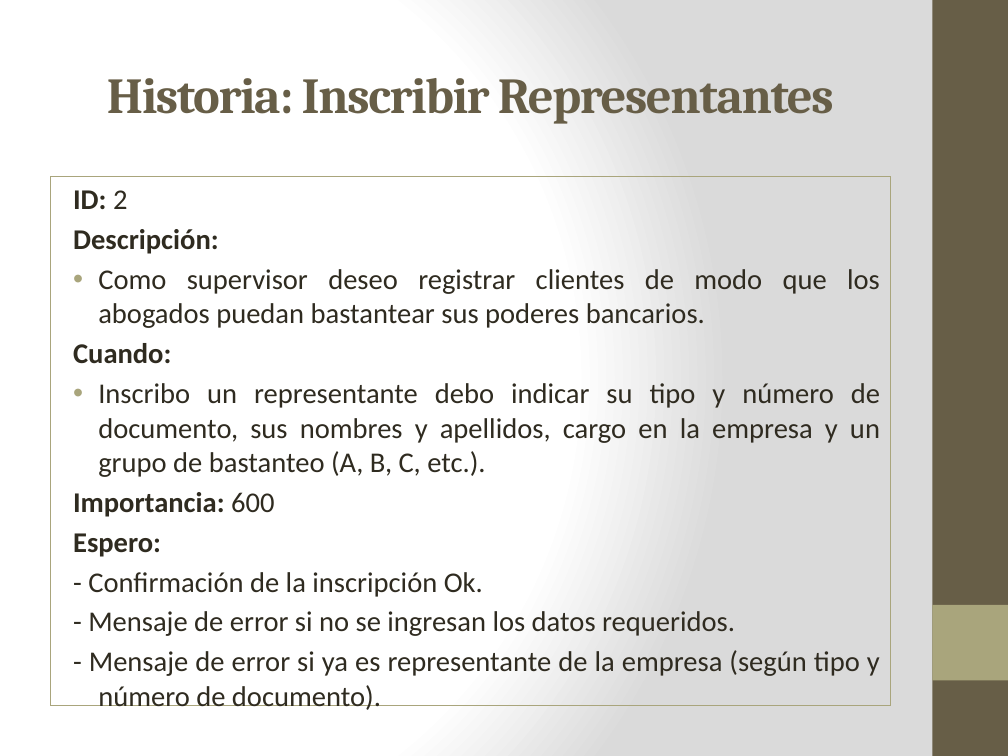
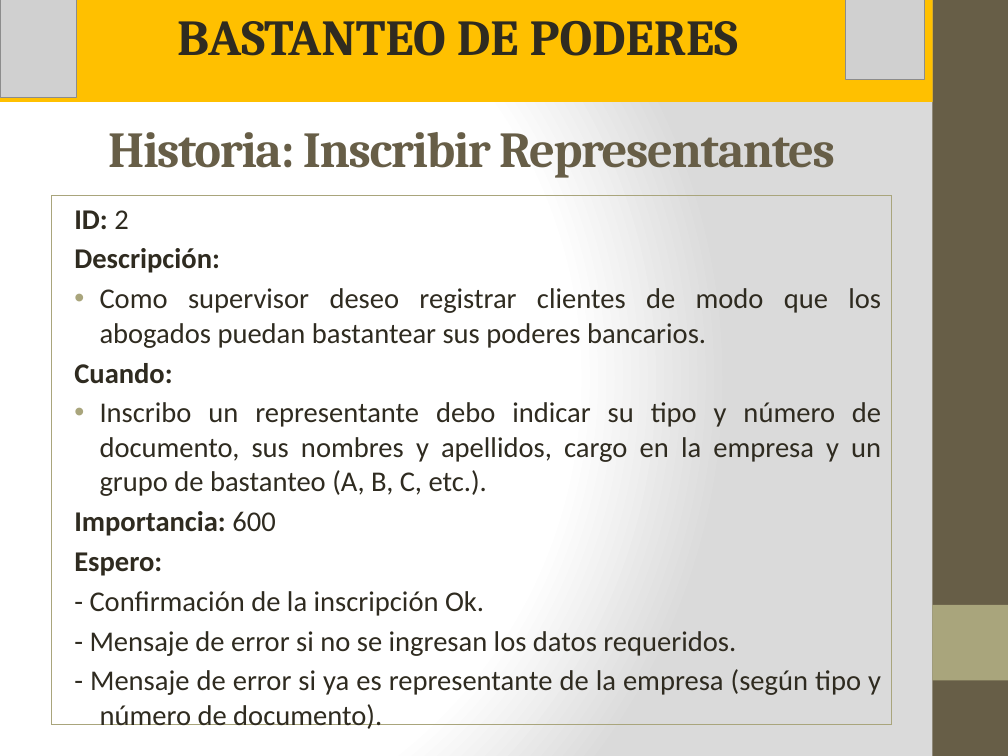
Before and after one commit to vannygabrielli/FinalProjectPeruBank, a slide deck: slide 6 of Documentacion/Presentacion ppt.pptx (slide 5 before the commit). Drawn at 1008x756 pixels with LibreOffice and Linux fonts; fonts in the diff are those of the drawing; grey boxes stand for pictures. Boxes give left, top, right and bottom in pixels: in the first picture for what was removed or moved away, otherwise in the second. Text is boxed around its words. In the diff, an @@ line names an element or a change of style, - is before the commit and + after.

```diff
--- a/Documentacion/Presentacion ppt.pptx
+++ b/Documentacion/Presentacion ppt.pptx
@@ rectangle added at (0,0,932,102), fill #FFC000, 36 pt, text #2F2B20, bold @@
+BASTANTEO DE PODERES
@@ picture added at (0,0,77,98) @@
@@ picture added at (846,0,925,80) @@
@@ title "Historia: Inscribir Representantes": place and size @@
-title "Historia: Inscribir Representantes" at (107,78,834,124)
+title "Historia: Inscribir Representantes" at (108,132,835,178)
@@ text "ID: 2": place and size @@
-text "ID: 2" at (50,176,890,706)
+text "ID: 2" at (51,196,891,725)
```
Also in this commit, not shown: 4 other slides changed, 7 slides added, 3 slides removed, 5 other files.
